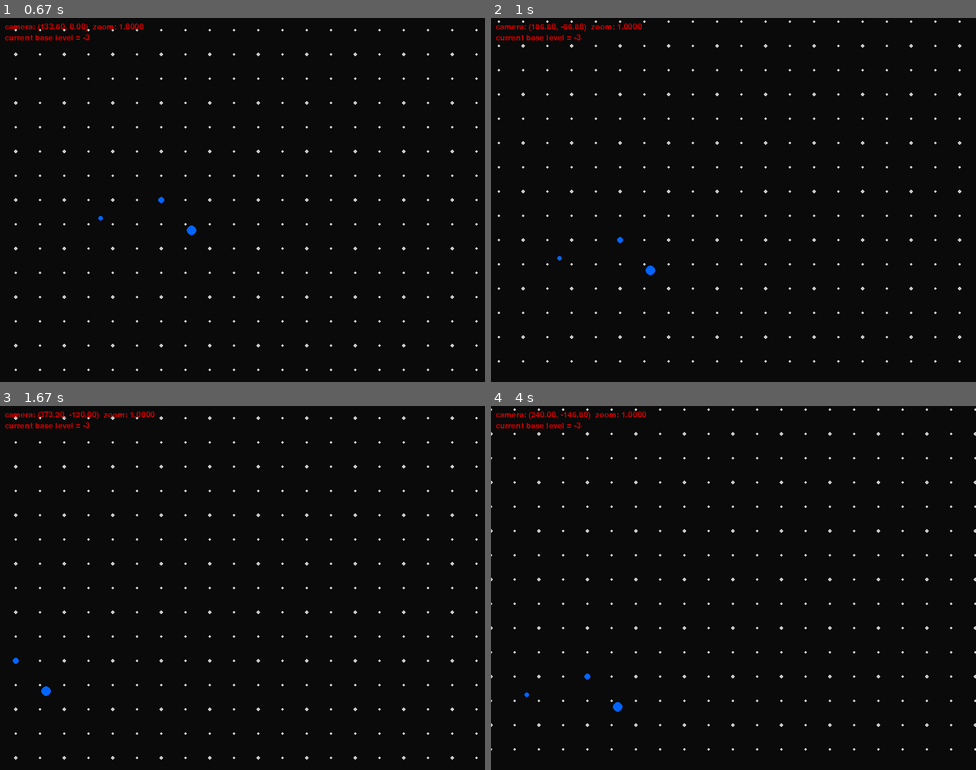
Above: before the commit, frames 1-4 (two rows, left to right).
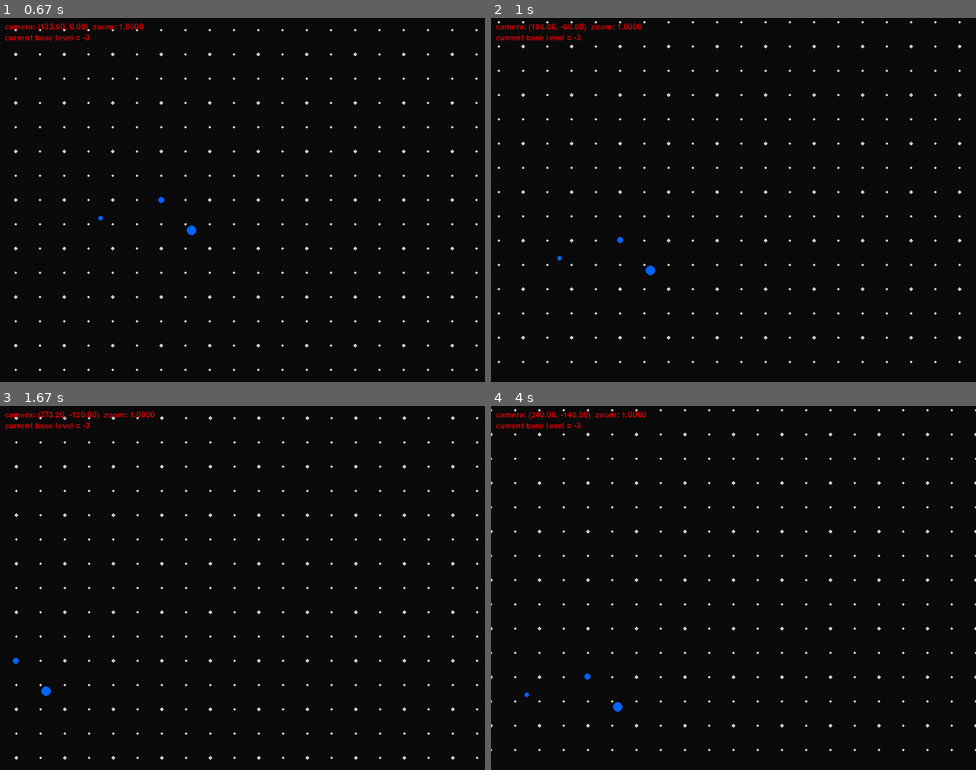
Above: after the commit, the same moments.

Repository: Rigo2000/spacetimecurves
Game: pygame game, started from python1.py
The game is run twice, just before and just after one commit, with the same random seed, the same clock (stepped at 60 frames per second) and the same inputs.
Inputs (mouse positions are in pixels of both pictures, inside the frame that each line leads up to):
- Up to frame 1 (0.67 s): hold Right from 0.33 s (still down); move the mouse to (223, 214) at 0.37 s
- Up to frame 2 (1 s): release Right at 0.8 s; hold Up from 0.83 s (still down)
- Up to frame 3 (1.67 s): release Up at 1.13 s; hold Right 1.17-1.63 s
- Up to frame 4 (4 s): hold Left 1.67-2.2 s; hold Down 2.23-2.53 s; hold Left 2.57-2.97 s; hold Up 3-3.37 s; hold Right from 3.4 s (still down)

Frame 1 is identical in both runs. In frame 2, 0.6% of the frame differs, in the area x 1-97%, y 0-95%; in frame 3, 0.6%; in frame 4, 0.7%, in the area x 0-100%, y 0-95%.

Commit message:
added a bodies class and possibly curvature

Diff:
--- a/python1.py
+++ b/python1.py
@@ -33,12 +33,39 @@
         if -screen_radius <= sx <= WIDTH + screen_radius and -screen_radius <= sy <= HEIGHT + screen_radius:
             pygame.draw.circle(screen, self.color, (int(sx), int(sy)), screen_radius)
 
+class Body:
+    def __init__(self, x, y, mass, radius=1.0):
+        self.x = x        # world x
+        self.y = y        # world y
+        self.mass = mass  # in kg
+        self.radius = radius  # visual radius for rendering
+        self.rs = 2 * 6.67430e-11 * mass / (3e8**2)  # Schwarzschild radius
+
 
 particles = [
     Particle(0, 0, size=5),
     Particle(50, 50, size=8),
     Particle(-100, 30, size=4)
 ]
+
+bodies = [
+    Body(0, 0, 5e24),          # like Earth
+    Body(100, 50, 2e24),       # another mass
+]
+
+def displace_point(x, y, bodies):
+    x_new, y_new = x, y
+    for body in bodies:
+        dx = x_new - body.x
+        dy = y_new - body.y
+        r = math.hypot(dx, dy)
+        if r == 0:
+            continue  # avoid division by zero
+        # apply weak-field radial displacement
+        r_proper = r * (1 + body.rs / (2*r))
+        x_new = body.x + r_proper * dx / r
+        y_new = body.y + r_proper * dy / r
+    return x_new, y_new
 
 
 # Utilities
@@ -67,14 +94,12 @@
     radius = R_MAX * (0.7 ** rel_level)  # 0.7 factor makes smoother decay
     return max(R_MIN, min(R_MAX, radius))
 
-def draw_grid_level(spacing, radius_px):
-    # Compute world bounds
+def draw_grid_level(spacing, radius_px, bodies=[]):
     left = camera_x - (WIDTH * 0.5) / camera_zoom
     right = camera_x + (WIDTH * 0.5) / camera_zoom
     top = camera_y - (HEIGHT * 0.5) / camera_zoom
     bottom = camera_y + (HEIGHT * 0.5) / camera_zoom
 
-    # First aligned grid dot
     start_x = math.floor(left / spacing) * spacing
     start_y = math.floor(top / spacing) * spacing
 
@@ -82,9 +107,11 @@
     while x <= right:
         y = start_y
         while y <= bottom:
-            sx, sy = world_to_screen(x, y)
+            # Apply displacement due to all bodies
+            x_disp, y_disp = displace_point(x, y, bodies)
+            sx, sy = world_to_screen(x_disp, y_disp)
             if -10 <= sx <= WIDTH + 10 and -10 <= sy <= HEIGHT + 10:
-                pygame.draw.circle(screen, (200, 200, 200), (int(sx), int(sy)), int(radius_px))
+                pygame.draw.circle(screen, (200,200,200), (int(round(sx)), int(round(sy))), int(radius_px))
             y += spacing
         x += spacing
 
@@ -94,7 +121,7 @@
         L = L_current + rel
         spacing = level_to_spacing(L)   # works for negative too
         radius = relative_radius(rel)
-        draw_grid_level(spacing, radius)
+        draw_grid_level(spacing, radius, bodies=bodies)
 
 def debug_overlay():
     L_current = compute_current_level(camera_zoom)
